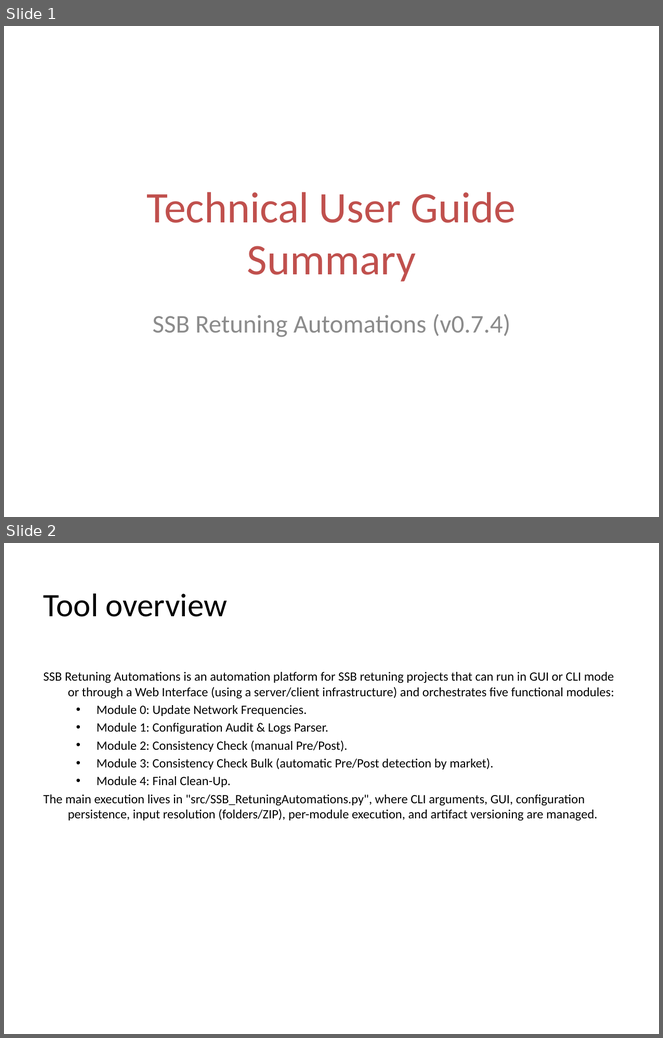
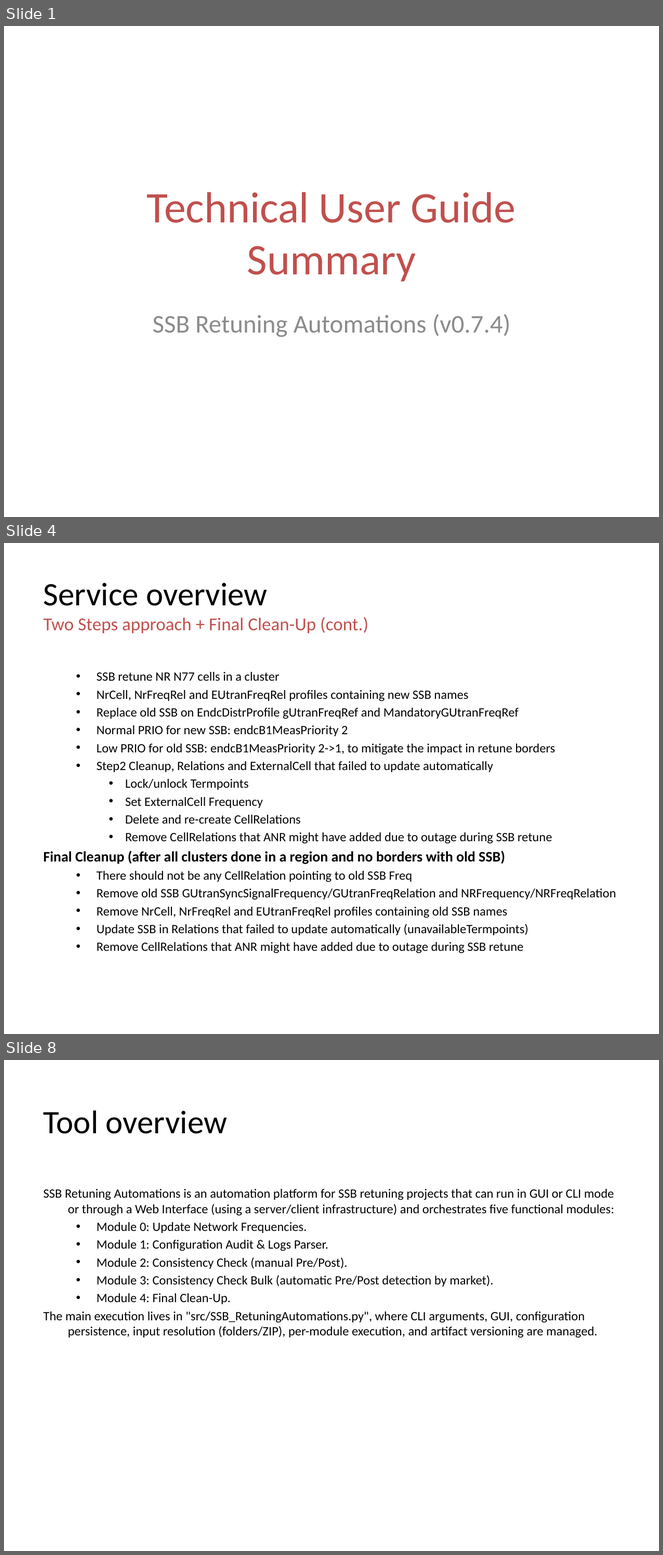
Before and after one commit to jaimetur/SSB_RetuningAutomations, a slide deck: help/User-Guide-SSB-Retuning-Automations-v0.7.4.pptx. Shown one above the other, each under a label of ours: slides 1 and 2 before the commit, slides 1, 4 and 8 after it; the slides between them are not shown. The pictures are 663x1038 and 663x1555 pixels, drawn with LibreOffice and Linux fonts; fonts in the diff are those of the drawing; background and template pictures are left out. Boxes give left, top, right and bottom in pixels: in the first picture for what was removed or moved away, otherwise in the second. Text is boxed around its words. In the diff, an @@ line names an element or a change of style, - is before the commit and + after.

```diff
--- a/help/User-Guide-SSB-Retuning-Automations-v0.7.4.pptx
+++ b/help/User-Guide-SSB-Retuning-Automations-v0.7.4.pptx
@@ slide 4 added at bbox=[4, 543, 659, 1034], background #FFFFFF @@
@@ title added at bbox=[44, 583, 369, 633], 20 pt, text #C0504D @@
+Service overview
+Two Steps approach + Final Clean-Up (cont.)
@@ text added at bbox=[44, 672, 616, 954], 14 pt, text #000000 @@
+  • SSB retune NR N77 cells in a cluster
+  • NrCell, NrFreqRel and EUtranFreqRel profiles containing new SSB names
+  • Replace old SSB on EndcDistrProfile gUtranFreqRef and MandatoryGUtranFreqRef
+  • Normal PRIO for new SSB: endcB1MeasPriority 2
+  • Low PRIO for old SSB: endcB1MeasPriority 2->1, to mitigate the impact in retune borders
+  • Step2 Cleanup, Relations and ExternalCell that failed to update automatically
+    • Lock/unlock Termpoints
+    • Set ExternalCell Frequency
+    • Delete and re-create CellRelations
+    • Remove CellRelations that ANR might have added due to outage during SSB retune
+Final Cleanup (after all clusters done in a region and no borders with old SSB)
+  • There should not be any CellRelation pointing to old SSB Freq
+  • Remove old SSB GUtranSyncSignalFrequency/GUtranFreqRelation and NRFrequency/NRFreqRelation
+  • Remove NrCell, NrFreqRel and EUtranFreqRel profiles containing old SSB names
+  • Update SSB in Relations that failed to update automatically (unavailableTermpoints)
+  • Remove CellRelations that ANR might have added due to outage during SSB retune
@@ what was slide 2 is now slide 8 @@
```
Also in this commit, not shown: 10 slides changed, 10 other slides added, 4 other files.
